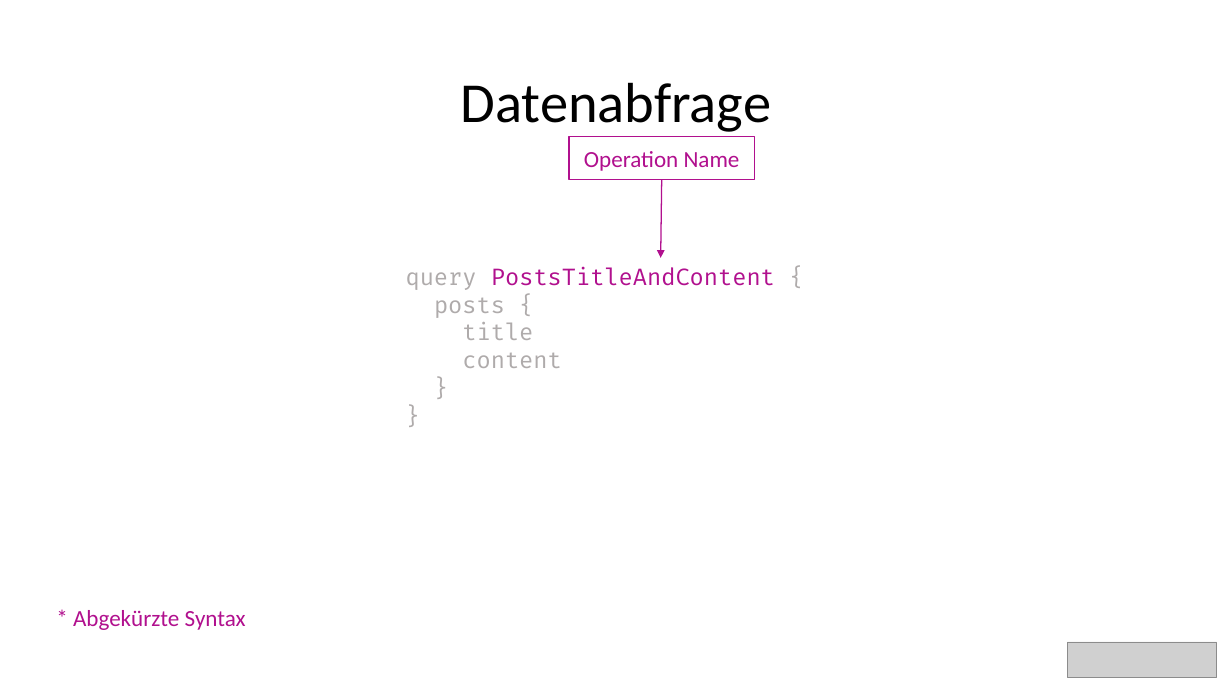
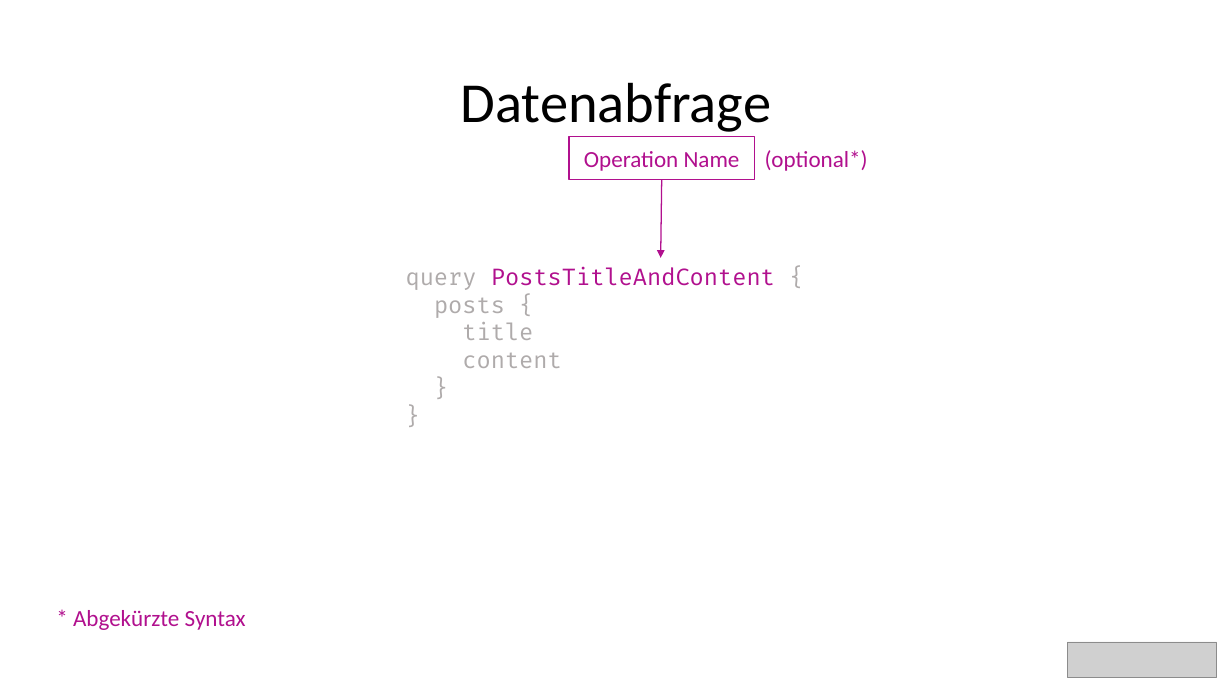
Before and after one commit to bytePassion/GraphQL-Talk, a slide deck: slide 13 of slides/GraphqlSlides.pptx (slide 12 before the commit). Drawn at 1232x693 pixels with LibreOffice and Linux fonts; fonts in the diff are those of the drawing; grey boxes stand for pictures. Boxes give left, top, right and bottom in pixels: in the first picture for what was removed or moved away, otherwise in the second. Text is boxed around its words. In the diff, an @@ line names an element or a change of style, - is before the commit and + after.

```diff
--- a/slides/GraphqlSlides.pptx
+++ b/slides/GraphqlSlides.pptx
@@ text added at [765,150,868,171], 18 pt, text #B1108E @@
+(optional*)
```
Also in this commit, not shown: 3 other slides changed, 1 slide added.
